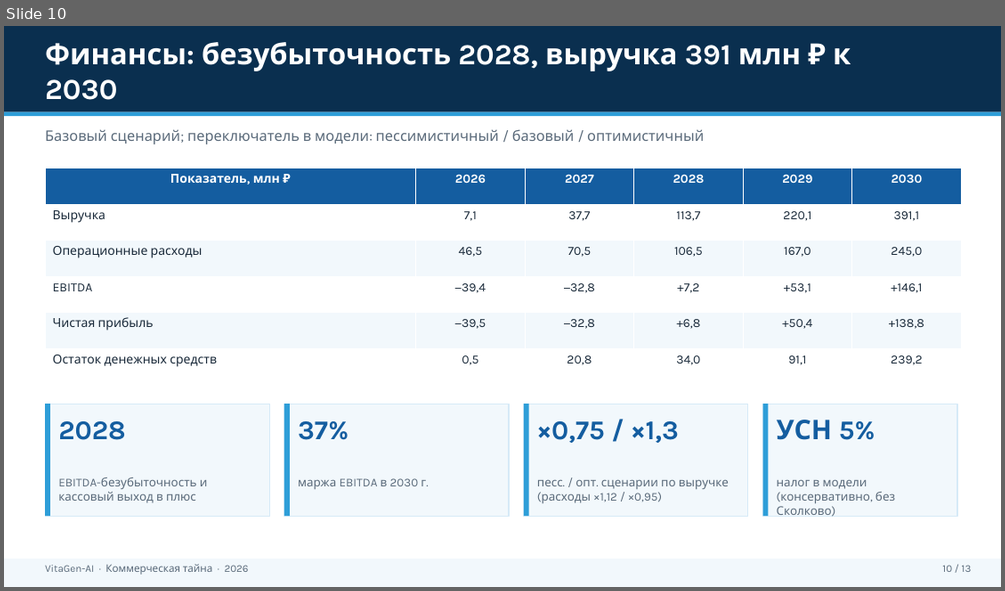
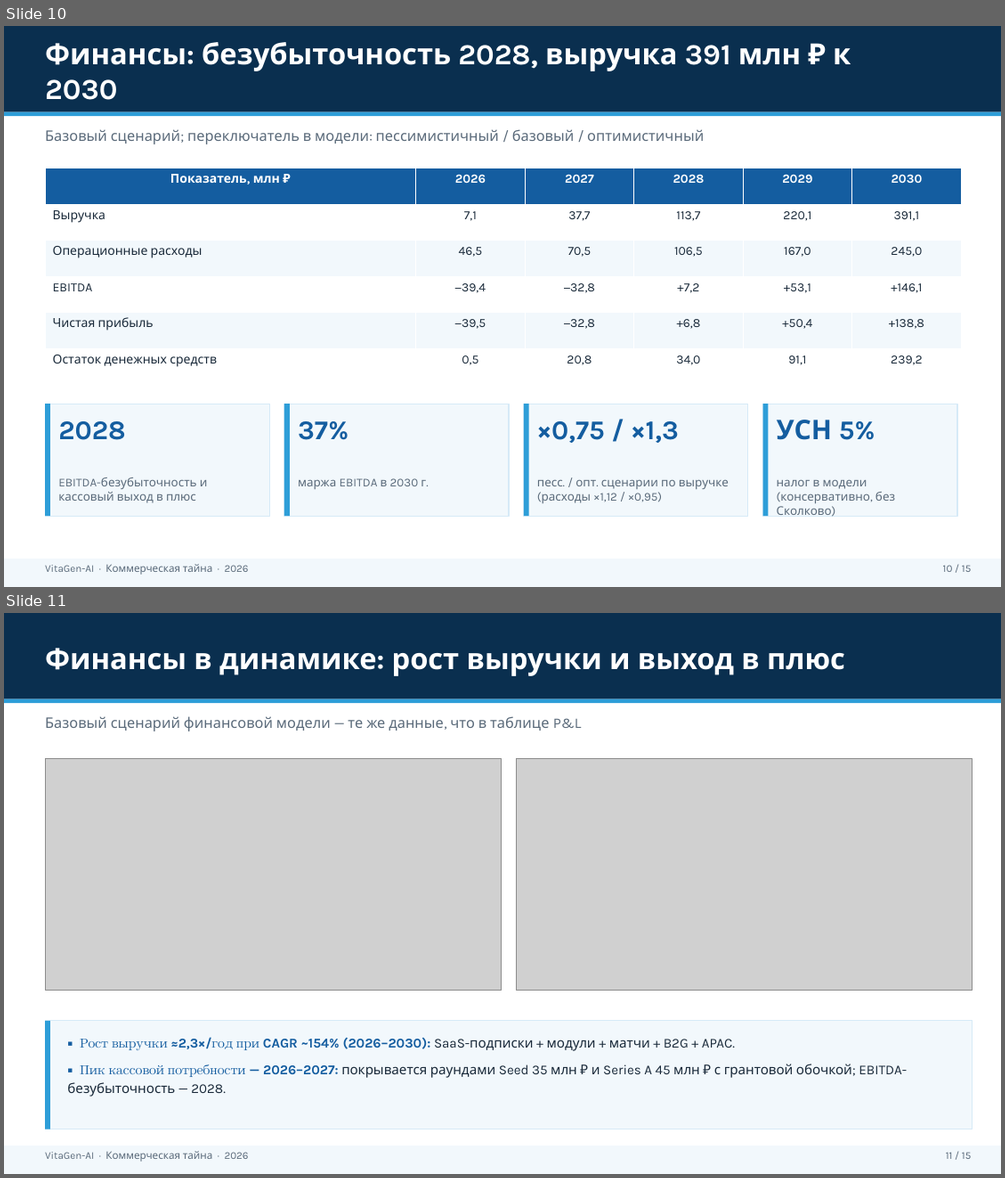
Before and after one commit to Mary-RND/vebinar-ii-analitik-landing, a slide deck: Business plan/Готовые документы/VitaGen_Инвестиционная_презентация.pptx. Shown one above the other, each under a label of ours: slide 10 before the commit, slides 10 and 11 after it. The pictures are 1005x591 and 1005x1178 pixels, drawn with LibreOffice and Linux fonts; fonts in the diff are those of the drawing; grey boxes stand for pictures. Boxes give left, top, right and bottom in pixels: in the first picture for what was removed or moved away, otherwise in the second. Text is boxed around its words. In the diff, an @@ line names an element or a change of style, - is before the commit and + after.

```diff
--- a/Business plan/Готовые документы/VitaGen_Инвестиционная_презентация.pptx
+++ b/Business plan/Готовые документы/VitaGen_Инвестиционная_презентация.pptx
@@ slide 11 added at (4, 613, 1001, 1174), background #FFFFFF @@
@@ rectangle added at (4, 613, 1001, 699), fill #0A2F4F @@
@@ text added at (45, 648, 845, 676), 28 pt, text #FFFFFF, bold @@
+Финансы в динамике: рост выручки и выход в плюс
@@ rectangle added at (4, 699, 1001, 704), fill #2E9ED8 @@
@@ text added at (45, 716, 582, 731), 14 pt, text #5A6A7A @@
+Базовый сценарий финансовой модели — те же данные, что в таблице P&L
@@ picture added at (45, 759, 502, 989) @@
@@ picture added at (517, 759, 972, 989) @@
@@ rectangle added at (45, 1021, 972, 1129), fill #F2F8FC, outline #D6EAF7 1 pt @@
@@ rectangle added at (45, 1021, 50, 1129), fill #2E9ED8 @@
@@ text added at (67, 1037, 906, 1096), 13 pt, text #1A2A3A @@
+▪ Рост выручки ≈2,3×/год при CAGR ~154% (2026–2030): SaaS-подписки + модули + матчи + B2G + APAC.
+▪ Пик кассовой потребности — 2026–2027: покрывается раундами Seed 35 млн ₽ и Series A 45 млн ₽ с грантовой обочкой; EBITDA-безубыточность — 2028.
@@ rectangle added at (4, 1145, 1001, 1174), fill #F2F8FC @@
@@ text added at (45, 1151, 249, 1161), 10 pt, text #5A6A7A @@
+VitaGen-AI · Коммерческая тайна · 2026
@@ text added at (946, 1151, 971, 1159), 10 pt, text #5A6A7A @@
+11 / 15
@@ slide 10 changed as well @@
@@ text at (943, 564, 971, 572): text changed @@
-10 / 13
+10 / 15
```
Also in this commit, not shown: 12 other slides changed, 1 other slide added, 17 other files.
